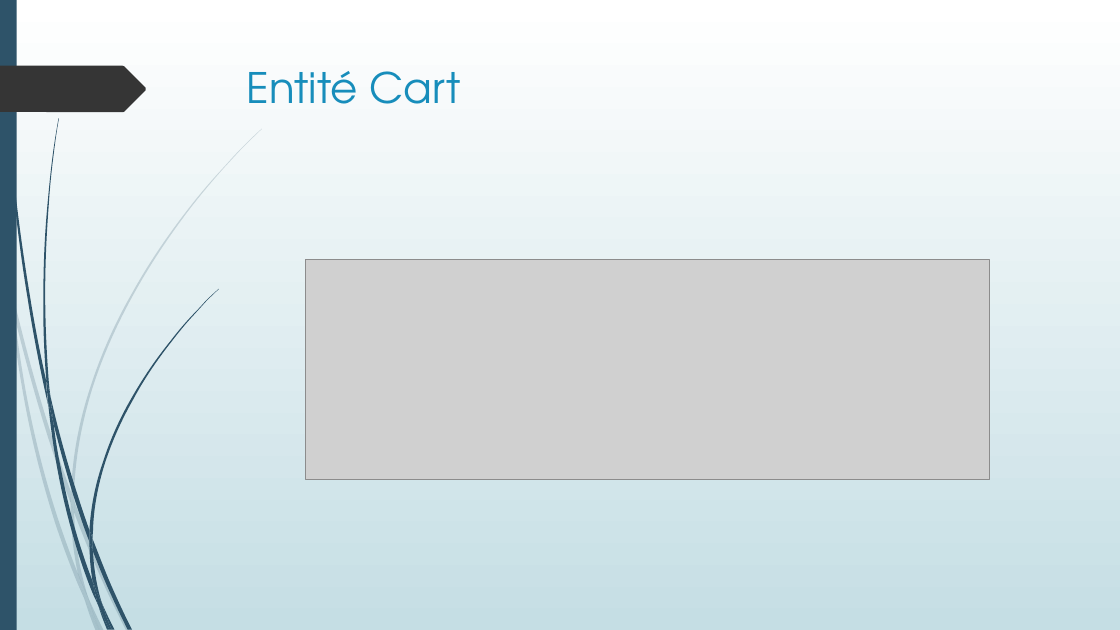
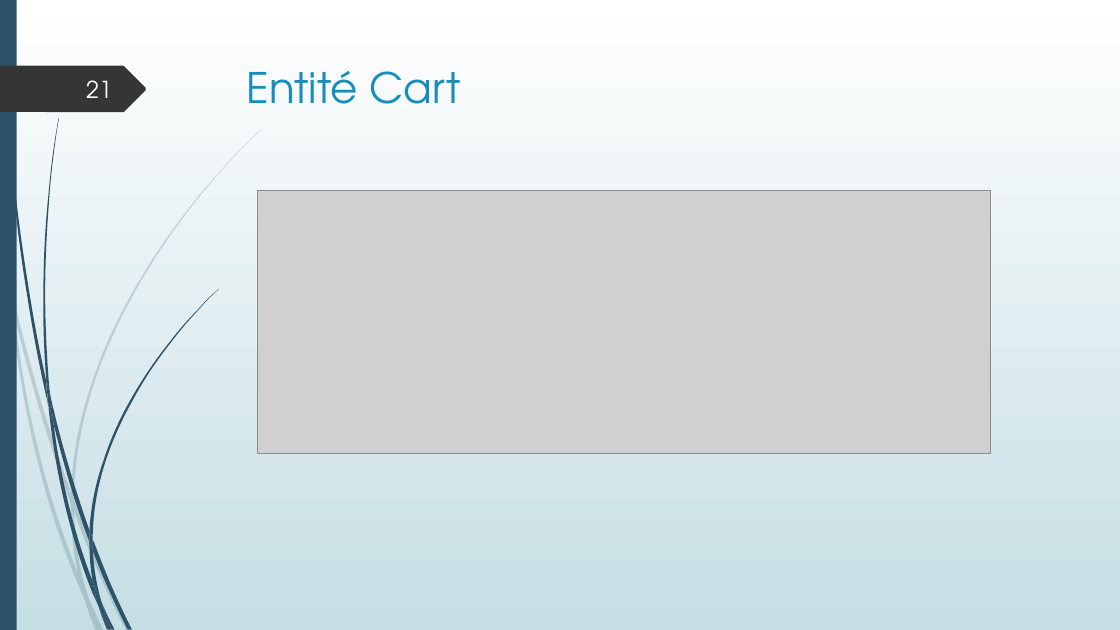
Before and after one commit to LisaF0/projet, a slide deck: slide 21 of aDoc/Projet boutique en ligne.pptx (slide 20 before the commit). Drawn at 1120x630 pixels with LibreOffice and Linux fonts; fonts in the diff are those of the drawing; grey boxes stand for pictures. Boxes give left, top, right and bottom in pixels: in the first picture for what was removed or moved away, otherwise in the second. Text is boxed around its words. In the diff, an @@ line names an element or a change of style, - is before the commit and + after.

```diff
--- a/aDoc/Projet boutique en ligne.pptx
+++ b/aDoc/Projet boutique en ligne.pptx
@@ page number added at (x1=86, y1=80, x2=112, y2=98), 20 pt, text #FEFFFF @@
+21
@@ picture resized from (x1=306, y1=260, x2=990, y2=479) to (x1=258, y1=191, x2=991, y2=454) @@
```
Also in this commit, not shown: 19 other slides changed, 10 slides added, 8 slides removed, 30 other files.
